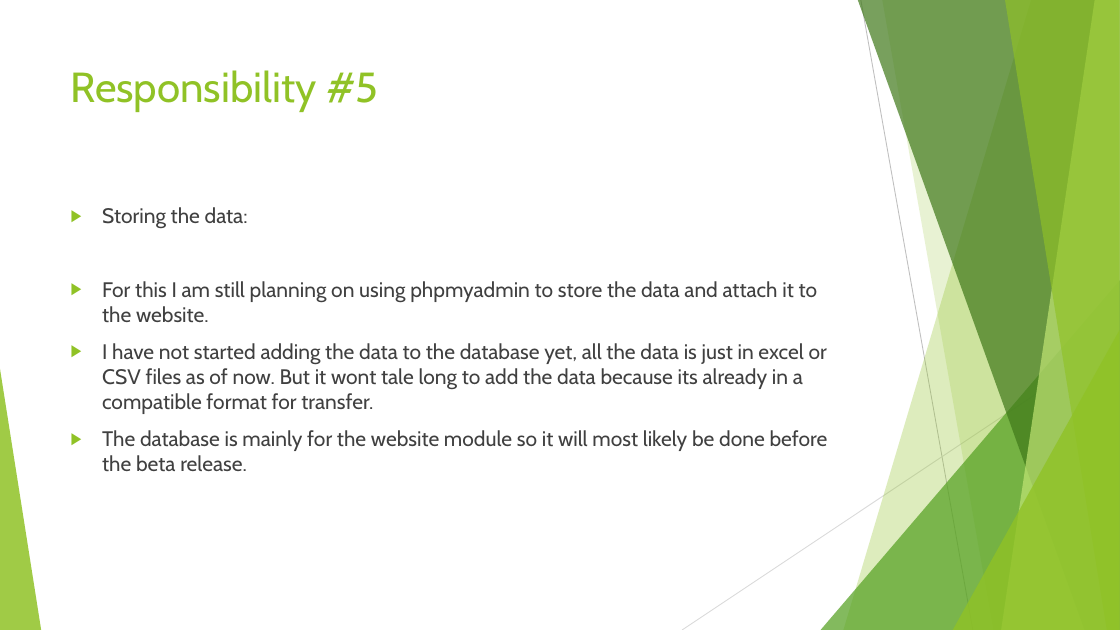
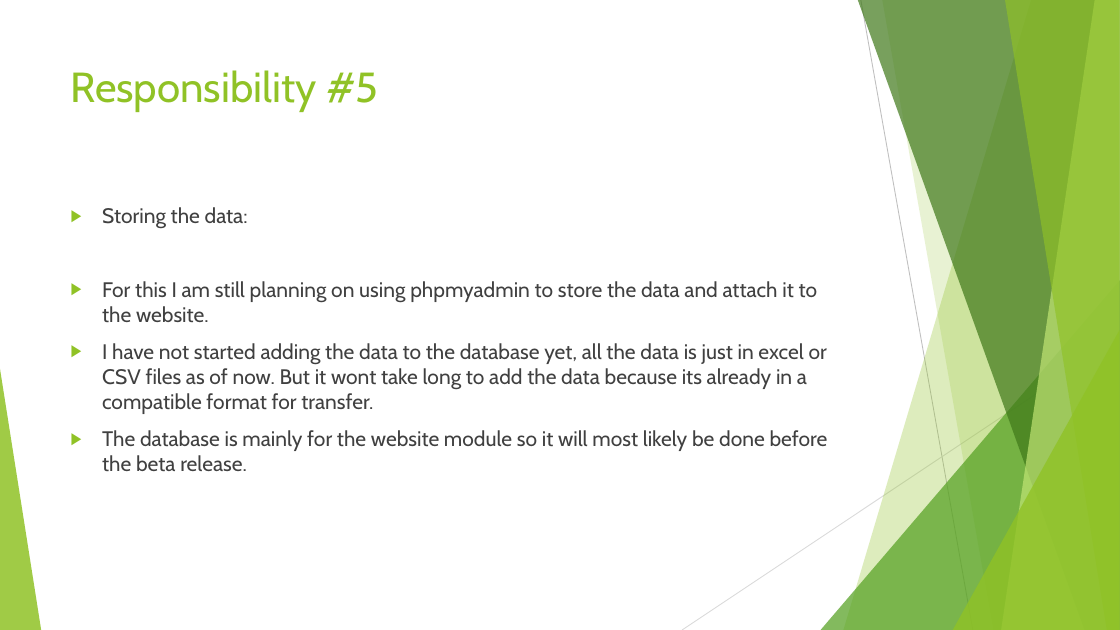
Before and after one commit to AlexDCraig/senior-capstone-project, a slide deck: slide 20 of progressReportWinterTerm/AlexHofferWinterTermProgReport.pptx (slide 19 before the commit). Drawn at 1120x630 pixels with LibreOffice and Linux fonts; fonts in the diff are those of the drawing. Boxes give left, top, right and bottom in pixels: in the first picture for what was removed or moved away, otherwise in the second. Text is boxed around its words. In the diff, an @@ line names an element or a change of style, - is before the commit and + after.

```diff
--- a/progressReportWinterTerm/AlexHofferWinterTermProgReport.pptx
+++ b/progressReportWinterTerm/AlexHofferWinterTermProgReport.pptx
@@ text at (102,343,827,414): text changed @@
-▶ I have not started adding the data to the database yet, all the data is just in excel or CSV files as of now. But it wont tale long to add the data because its already in a compatible format for transfer.
+▶ I have not started adding the data to the database yet, all the data is just in excel or CSV files as of now. But it wont take long to add the data because its already in a compatible format for transfer.
```
Also in this commit, not shown: 1 slide added.
